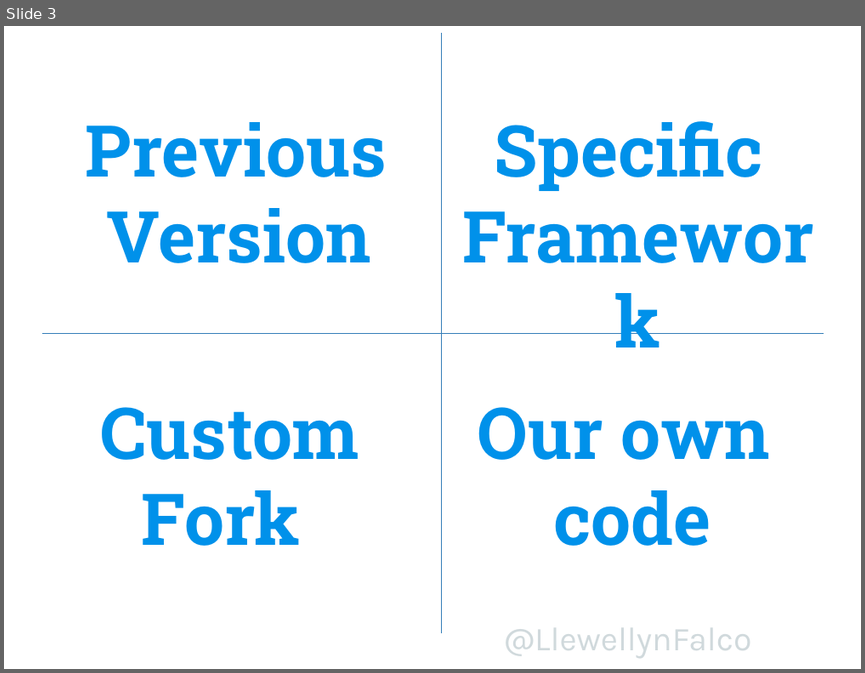
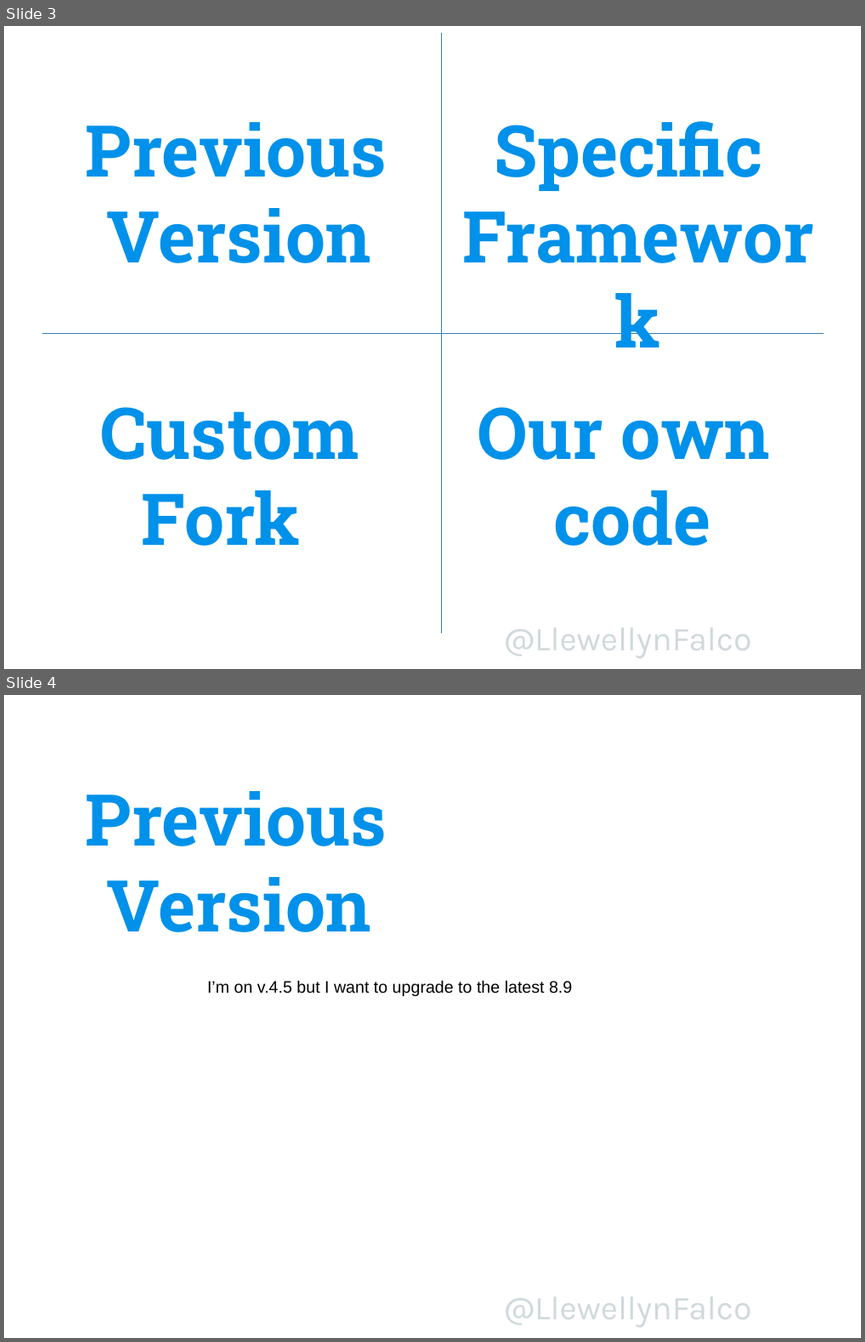
Before and after one commit to isidore/Talk-AvoidingLockIn, a slide deck: Avoiding Lock-In.pptx. Shown one above the other, each under a label of ours: slide 3 before the commit, slides 3 and 4 after it. The pictures are 865x673 and 865x1342 pixels, drawn with LibreOffice and Linux fonts; fonts in the diff are those of the drawing; background and template pictures are left out. Boxes give left, top, right and bottom in pixels: in the first picture for what was removed or moved away, otherwise in the second. Text is boxed around its words. In the diff, an @@ line names an element or a change of style, - is before the commit and + after.

```diff
--- a/Avoiding Lock-In.pptx
+++ b/Avoiding Lock-In.pptx
@@ slide 4 added at box(4, 695, 861, 1338), background picture (left out); not listed: 1 template element that a slide beside it also shows @@
@@ text added at box(86, 791, 386, 932), 60 pt, text #0091EA, bold @@
+Previous
+Version
@@ text added at box(207, 980, 572, 996), 14 pt, text #000000 @@
+I’m on v.4.5 but I want to upgrade to the latest 8.9
```
Also in this commit, not shown: 1 slide changed, 13 other slides added, 1 other file.
